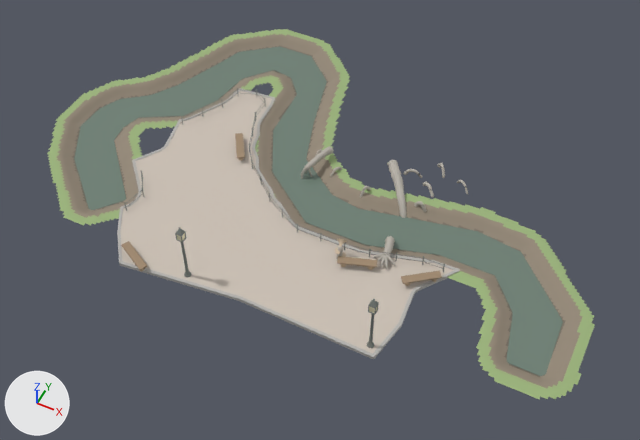
Two versions of the Blender file models/PR_Sprookjesboom/omgeving/PR_SprookjesboomOmgeving.blend, one commit apart.
Camera for both pictures: a camera (50 mm lens) standing at (12.7, -31.5, 31.7) and looking at (-0.4, -5.4, -1.0). Arrows for +X, +Y and +Z are at lower left; the lights stay in place. The first picture is the older version.

The first picture shows 'GEO_band', 'GEO_geul_MAT_beekbodem', 'GEO_geul_MAT_gras', 'GEO_geul_MAT_oever', 'GEO_paving', 'GEO_water' and 22 more.
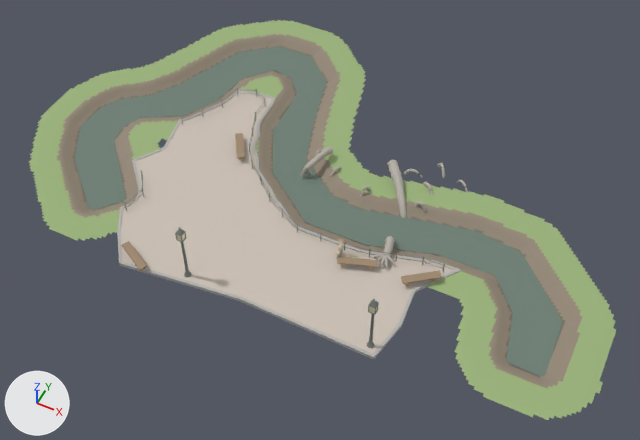
Pixel boxes [x1, y1, x2, y2] of what changed, in the pictures (640 x 440 px):
'GEO_geul_MAT_gras', reshaped (7% wider, 8% taller)
    before: [47, 29, 595, 399]
    after: [29, 20, 616, 420]
part 1 of me_geo_geul_mat_gras, added
    after: [29, 20, 616, 420]

The change in detail:
me_geo_geul_mat_gras is used by ob_geo_geul_mat_gras; location (0.0, 0.0, 0.0).
me_geo_geul_mat_gras had 3116 vertices, 2262 faces and spanned x -15.8..13.5, y -11.5..6.5, z 0.0.
me_geo_geul_mat_gras now has 7277 vertices, 6420 faces and spans x -16.6..14.4, y -12.4..7.4, z 0.0.
me_geo_geul_mat_gras part 1: 4161 vertices added at x -16.6..14.4, y -12.4..7.4, z 0.0.
